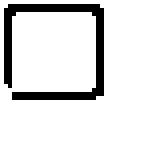
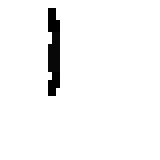
Before/after of a 160x160 layered artwork. What changed in the layer stack:
hid "bad" (1st of 3, in "patterns final"), painted on it over [4, 4, 104, 100]
renamed "me" to "i", showed it, painted on it over [48, 8, 60, 96]
renamed "Background" to "Layer 0", hid it, moved it into group "reserve" over [4, 4, 104, 100]
